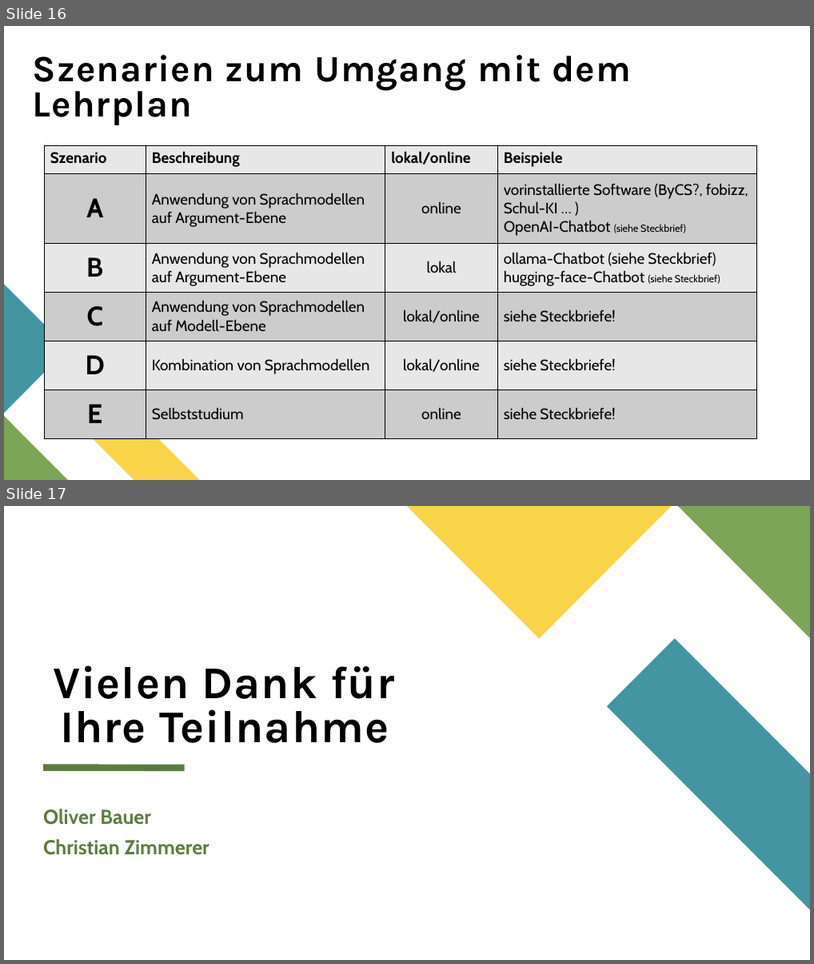
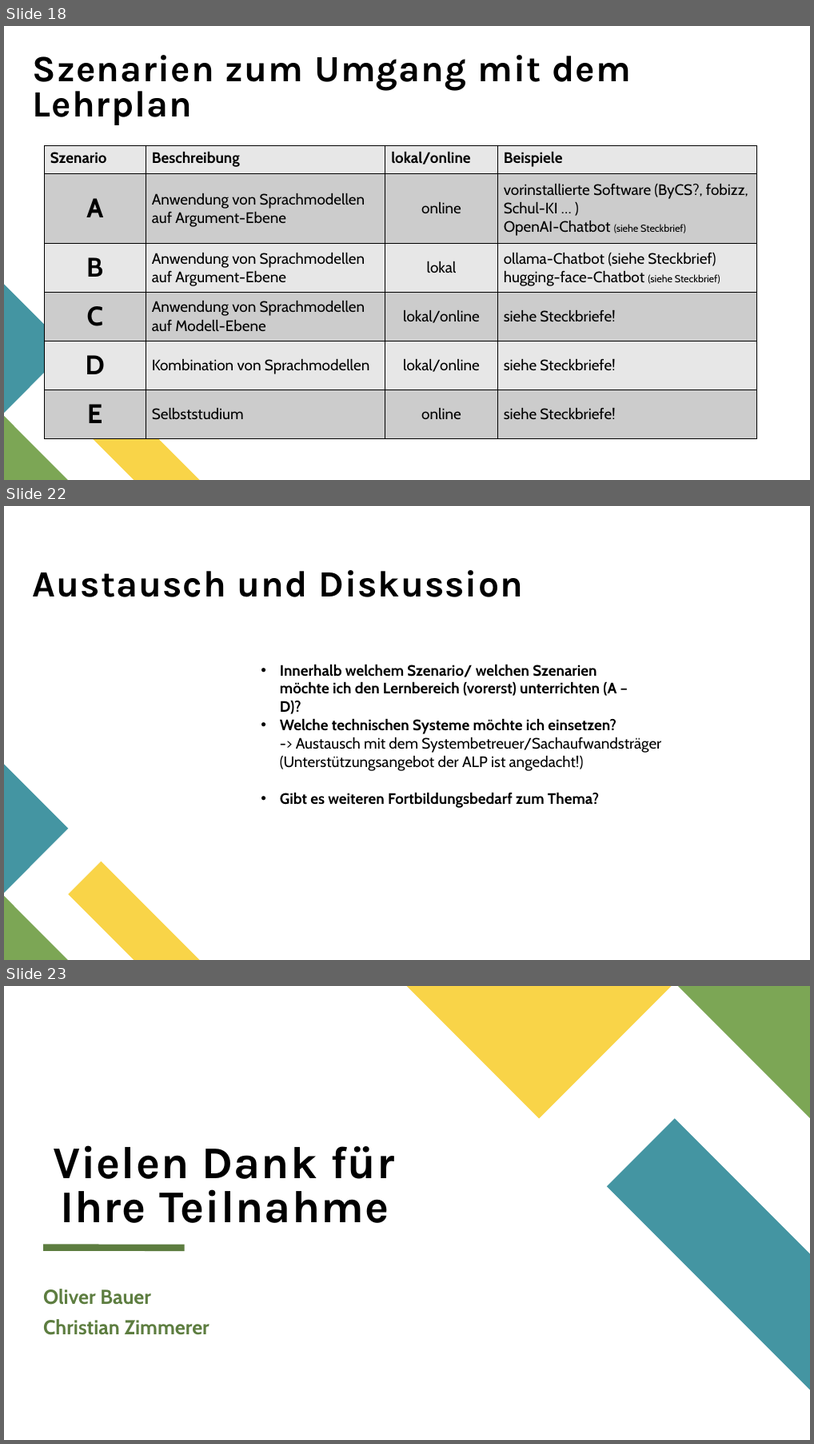
Before and after one commit to spaciva-Bauer/Fortbildungen, a slide deck: sprachmodelle/Praesentation/MB-Veranstaltung_Sprachmodelle_0.3.pptx. Shown one above the other, each under a label of ours: slides 16 and 17 before the commit, slides 18, 22 and 23 after it; the slides between them are not shown. The pictures are 814x964 and 814x1444 pixels, drawn with LibreOffice and Linux fonts; fonts in the diff are those of the drawing. Boxes give left, top, right and bottom in pixels: in the first picture for what was removed or moved away, otherwise in the second. Text is boxed around its words. In the diff, an @@ line names an element or a change of style, - is before the commit and + after.

```diff
--- a/sprachmodelle/Praesentation/MB-Veranstaltung_Sprachmodelle_0.3.pptx
+++ b/sprachmodelle/Praesentation/MB-Veranstaltung_Sprachmodelle_0.3.pptx
@@ slide 22 added at (4,506,810,960), background #FFFFFF; not listed: 3 template elements that a slide beside it also shows @@
@@ title added at (33,570,522,597), 44 pt, text #000000, bold @@
+Austausch und Diskussion
@@ text added at (280,664,617,696), 18 pt, text #000000, bold @@
+• Innerhalb welchem Szenario/ welchen Szenarien möchte ich den Lernbereich (vorerst) unterrichten (A – D)?
@@ text added at (280,718,662,771), 18 pt, text #000000 @@
+• Welche technischen Systeme möchte ich einsetzen?
+  -> Austausch mit dem Systembetreuer/Sachaufwandsträger
+  (Unterstützungsangebot der ALP ist angedacht!)
@@ text added at (280,792,599,808), 18 pt, text #000000, bold @@
+• Gibt es weiteren Fortbildungsbedarf zum Thema?
@@ what was slide 16 is now slide 18 @@
@@ what was slide 17 is now slide 23 @@
```
Also in this commit, not shown: 2 slides changed, 5 other slides added.
